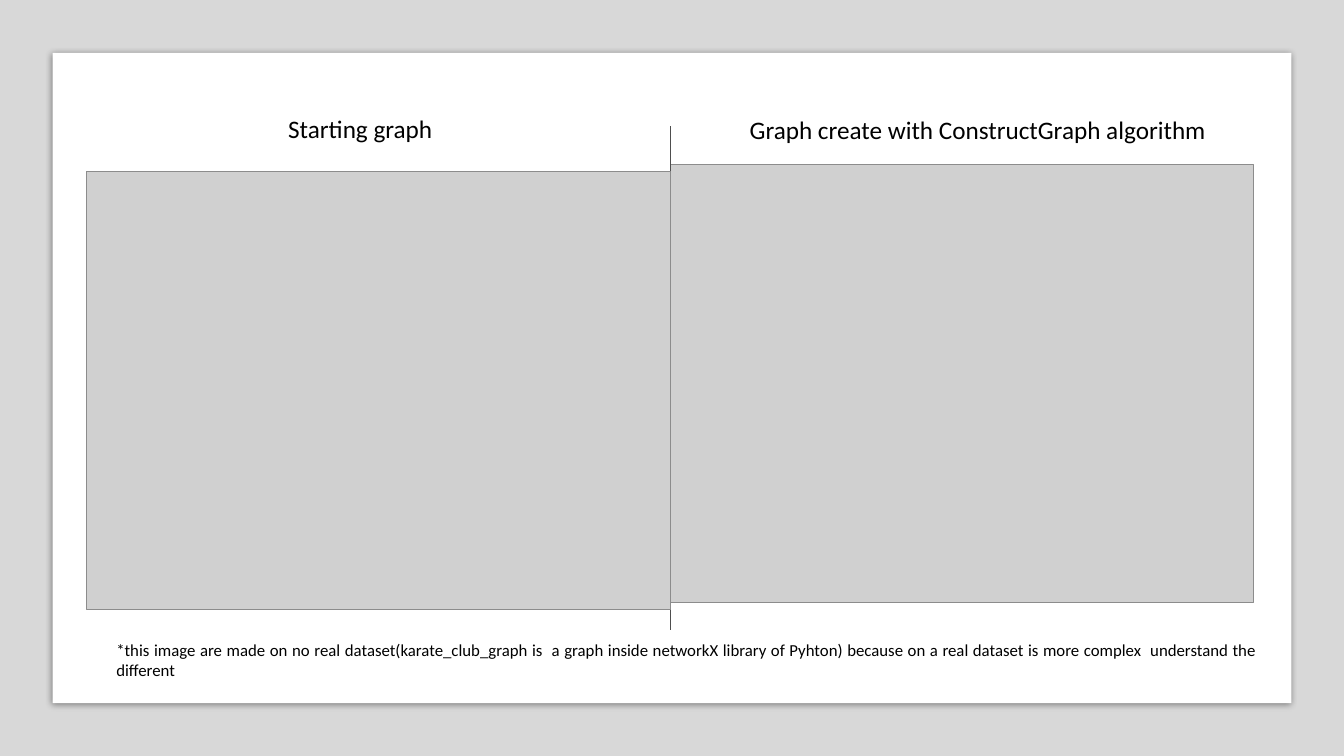
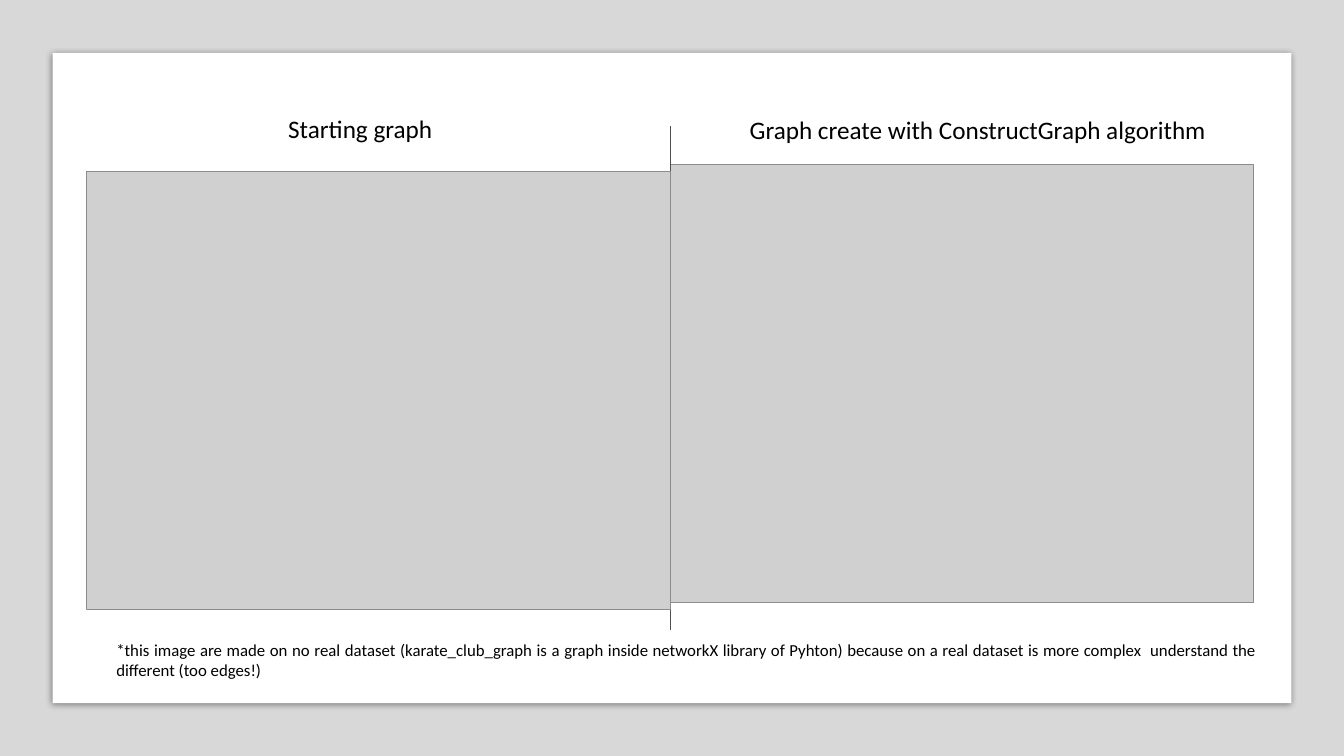
Before and after one commit to enz93/k-degree, a slide deck: slide 10 of Presentazione.pptx (slide 11 before the commit). Drawn at 1344x756 pixels with LibreOffice and Linux fonts; fonts in the diff are those of the drawing; grey boxes stand for pictures. Boxes give left, top, right and bottom in pixels: in the first picture for what was removed or moved away, otherwise in the second. Text is boxed around its words. In the diff, an @@ line names an element or a change of style, - is before the commit and + after.

```diff
--- a/Presentazione.pptx
+++ b/Presentazione.pptx
@@ text at (x1=116, y1=644, x2=1256, y2=679): text changed @@
-*this image are made on no real dataset(karate_club_graph is a graph inside networkX library of Pyhton) because on a real dataset is more complex understand the different
+*this image are made on no real dataset (karate_club_graph is a graph inside networkX library of Pyhton) because on a real dataset is more complex understand the different (too edges!)
```
Also in this commit, not shown: 9 other slides changed, 1 slide added, 2 slides removed.
